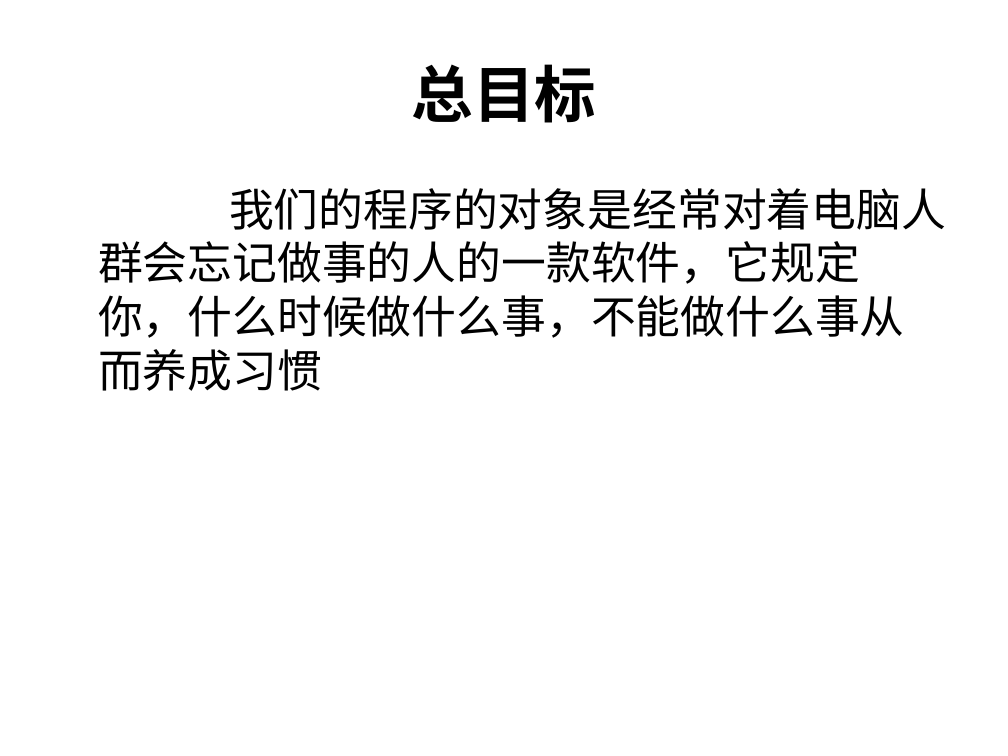
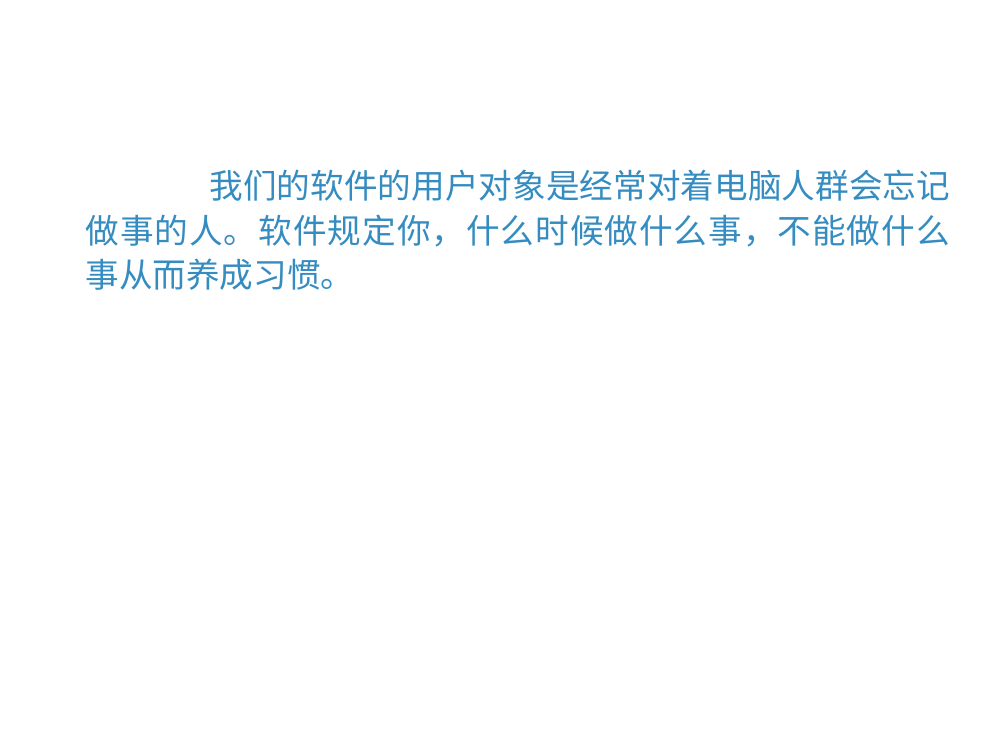
Before and after one commit to tzy502/test, a slide deck: slide 6 of G07项目介绍.ppt (slide 7 before the commit). Drawn at 1008x756 pixels with LibreOffice and Linux fonts; fonts in the diff are those of the drawing; background and template pictures are left out. Boxes give left, top, right and bottom in pixels: in the first picture for what was removed or moved away, otherwise in the second. Text is boxed around its words. In the diff, an @@ line names an element or a change of style, - is before the commit and + after.

```diff
--- a/G07项目介绍.ppt
+++ b/G07项目介绍.ppt
@@ title "软件目标" at (93,0,879,82): vertical alignment middle to bottom @@
@@ title at (411,64,596,123): text changed; size 44 to 32 pt; font Calibri to Noto Sans CJK SC; text colour #000000 to #FFFFFF @@
-总目标
+软件目标
@@ text at (85,169,950,290): text changed; size 32 to 24 pt; font Calibri to Noto Sans CJK SC; text colour #000000 to #358CC1 @@
-我们的程序的对象是经常对着电脑人群会忘记做事的人的一款软件，它规定你，什么时候做什么事，不能做什么事从而养成习惯
+我们的软件的用户对象是经常对着电脑人群会忘记做事的人。软件规定你，什么时候做什么事，不能做什么事从而养成习惯。
```
Also in this commit, not shown: 21 other slides changed, 1 slide added, 7 slides removed, 6 other files.
